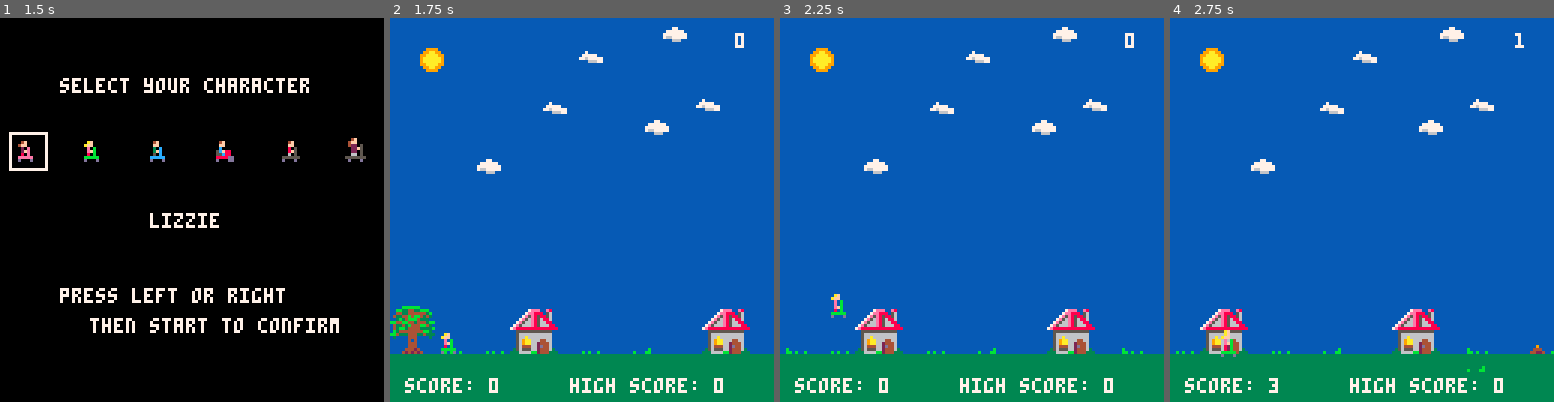
Above: before the commit, frames 1-4 (left to right).
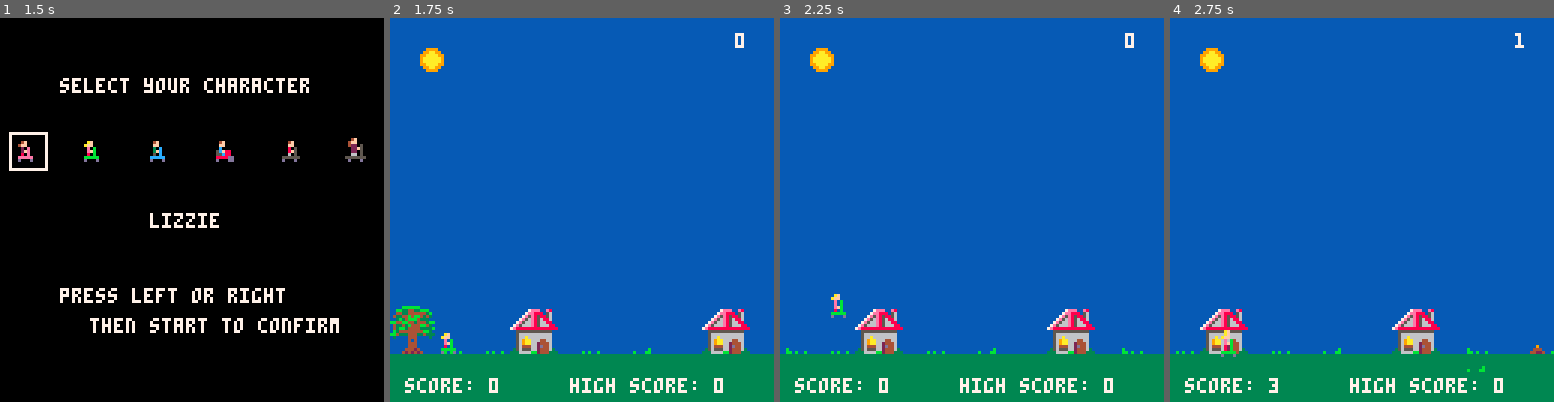
Above: after the commit, the same moments.

Repository: Dads-Games/rainbowriders
Game: PICO-8 cartridge rainbowriders.p8
Same seed, same stepped clock (60 frames per second), same inputs: the game is played once before the commit and once after it.
Inputs:
- Up to frame 1 (1.5 s): tap O (Z key) at 0.7 s
- Up to frame 2 (1.75 s): hold Right from 1.6 s (still down); tap O (Z key) at 1.7 s
- Up to frame 3 (2.25 s): release Right at 2.1 s; tap O (Z key) at 2.1 s
- Up to frame 4 (2.75 s): hold Right from 2.47 s (still down); tap O (Z key) at 2.5 s

Frame 1 is identical in both runs. In frame 2, 0.8% of the frame differs, in the area x 22-86%, y 2-41%; in frame 3, 0.8%; in frame 4, 0.8%.

Commit message:
deploy: 6f8bf6d3ca110de56752df443a59beb76c4f445c

Diff:
--- a/rainbowriders.p8
+++ b/rainbowriders.p8
@@ -12,10 +12,7 @@
 #include src/screens/title.lua
 #include src/screens/character_select.lua
 #include src/screens/game_over.lua
-
--- SCREEN: GAME
 #include src/screens/game.lua
-#include src/screens/game/cloud_system.lua
 
 -- GAME STATE
 function GameState ()
--- a/src/screens/game.lua
+++ b/src/screens/game.lua
@@ -14,8 +14,9 @@
     local background_x = 0
     local background_n = 128 * 8 -- number of tiles wide for the background in the map * 8
     local background_y = 96--84
-
-    local clouds = CloudSystem()
+    local clouds = {}
+    local cloud_timer = 0
+    local cloud_interval = 120
 
     function draw_stretched_sprite(sprite, x, y, dy)
         local stretch_factor = 1 + abs(dy) * 0.1
@@ -32,8 +33,6 @@
 
     function game_controller ()
         if not game_over then
-            clouds.update()
-
             -- Timer update
             timer_frame_counter = timer_frame_counter + 1
             if timer_frame_counter >= 30 then -- Assuming _update is called 30 times per second
@@ -108,6 +107,19 @@
             -- Update background
             background_x = (background_x - 1) % background_n
 
+            -- Update clouds
+            cloud_timer = cloud_timer + 1
+            if cloud_timer > cloud_interval then
+                cloud_timer = 0
+                add(clouds, {x = 128, y = flr(rnd(40)), sprite = flr(rnd(3)) + 66})
+            end
+            for cloud in all(clouds) do
+                cloud.x = cloud.x - rnd(0.25)
+                if cloud.x < -32 then
+                    del(clouds, cloud)
+                end
+            end
+
             -- Update grass
             if (background_x % 16) == 0 then
                 add(grass, {x = 128, y = 110 + rnd(15) , sprite = flr(rnd(3)) + 69})
@@ -153,8 +165,9 @@
         spr(96, 10, 10)
 
         -- Draw clouds
-        clouds.draw()
-
+        for cloud in all(clouds) do
+            spr(cloud.sprite, cloud.x, cloud.y)
+        end
         -- Draw background
         rectfill(background_x, 112, background_x + background_n, 128, 3)
         rectfill(background_x - background_n, 112, background_x, 128, 3)
--- a/src/screens/game/cloud_system.lua
+++ /dev/null
@@ -1,101 +0,0 @@
-function CloudSystem ()
-    -- constructor
-    local cloudSystem = {}
-
-    -- config
-    local max_clouds_on_screen = 6
-    local cloud_speed = { min = 0.025, max = 0.1 }
-    local zone = {
-        top = 0,
-        right = 128,
-        bottom = 50,
-        left = 0
-    }
-
-    --state
-    local round_robin_divisions = 4
-    local round_robin_iteration = 0
-    local clouds = {}
-
-    -- helper function to ensure a fair distribution of clouds
-    -- during the initial spawn of clouds on screen
-    -- this was implemented because rnd sometimes clusters them
-    -- too close together
-    function round_robin_distribution ()
-        round_robin_iteration = (round_robin_iteration + 1) % round_robin_divisions
-        return round_robin_iteration
-    end
-
-    function Cloud (on_screen)
-        -- constructor
-        local cloud = {}
-
-        -- defaults
-        on_screen = on_screen or false
-
-        -- state
-        local sprite = flr(rnd(3)) + 66
-        local position = { x = 0, y = 0 }
-        local delta_x = rnd(cloud_speed.max - cloud_speed.min) + cloud_speed.min
-
-        -- init
-        if on_screen then
-            local round_robin = round_robin_distribution()
-            local x = rnd(zone.right / round_robin_divisions) + (zone.right / round_robin_divisions) * round_robin
-            local y = rnd(zone.bottom)
-
-            position = {
-                x = x,
-                y = y
-            }
-        else
-            local x = zone.right + 10
-            local y = rnd(zone.top + zone.bottom) + zone.top
-
-            position = {
-                x = x,
-                y = y
-            }
-        end
-
-        function cloud:draw ()
-            local x = flr(position.x)
-            local y = flr(position.y)
-            spr(sprite, x, y)
-        end
-
-        function cloud:update ()
-            position.x = position.x - delta_x
-
-            -- if this is off screen, reset it off screen on the right
-            if position.x < zone.left - 10 then
-                position.x = zone.right + rnd(5) + 5
-                position.y = rnd(zone.bottom)
-            end
-        end
-
-        return cloud
-    end
-
-    function init ()
-        for i = 1, max_clouds_on_screen do
-            add(clouds, Cloud(true))
-        end
-    end
-
-    function cloudSystem:draw ()
-        for cloud in all(clouds) do
-            cloud.draw()
-        end
-    end
-
-    function cloudSystem:update ()
-        for cloud in all(clouds) do
-            cloud.update()
-        end
-    end
-
-    init()
-
-    return cloudSystem
-end
Not shown, changed: README.md
Not shown, changed: rainbowriders.js
